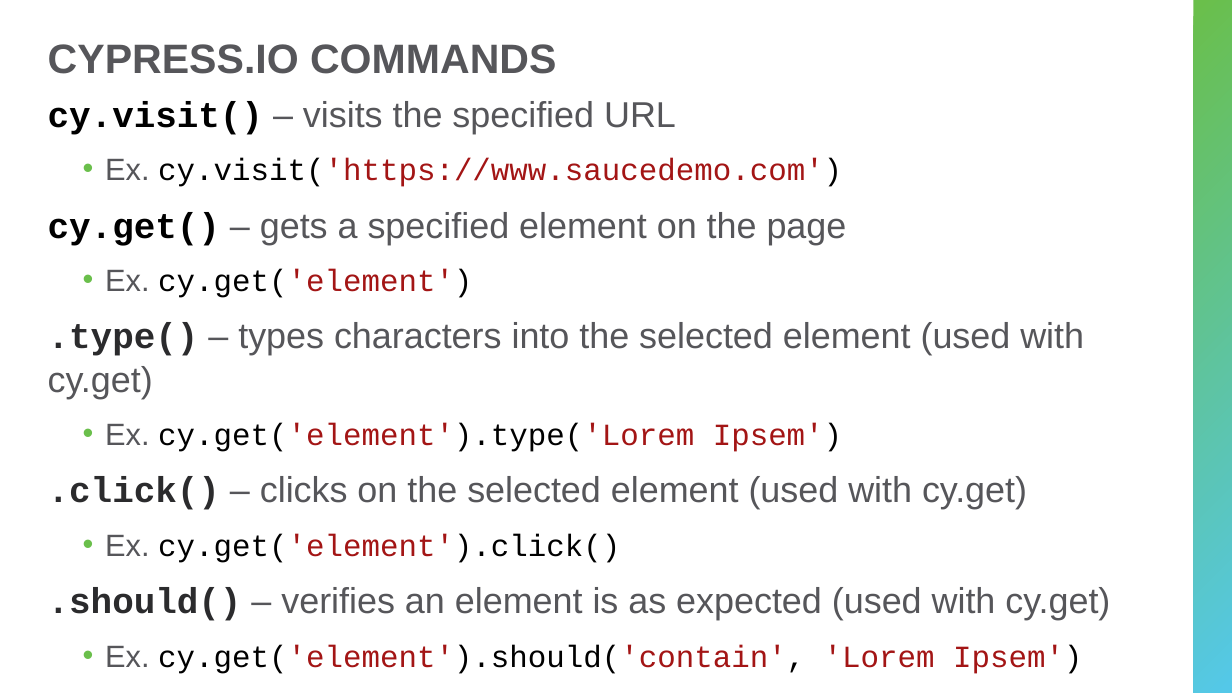
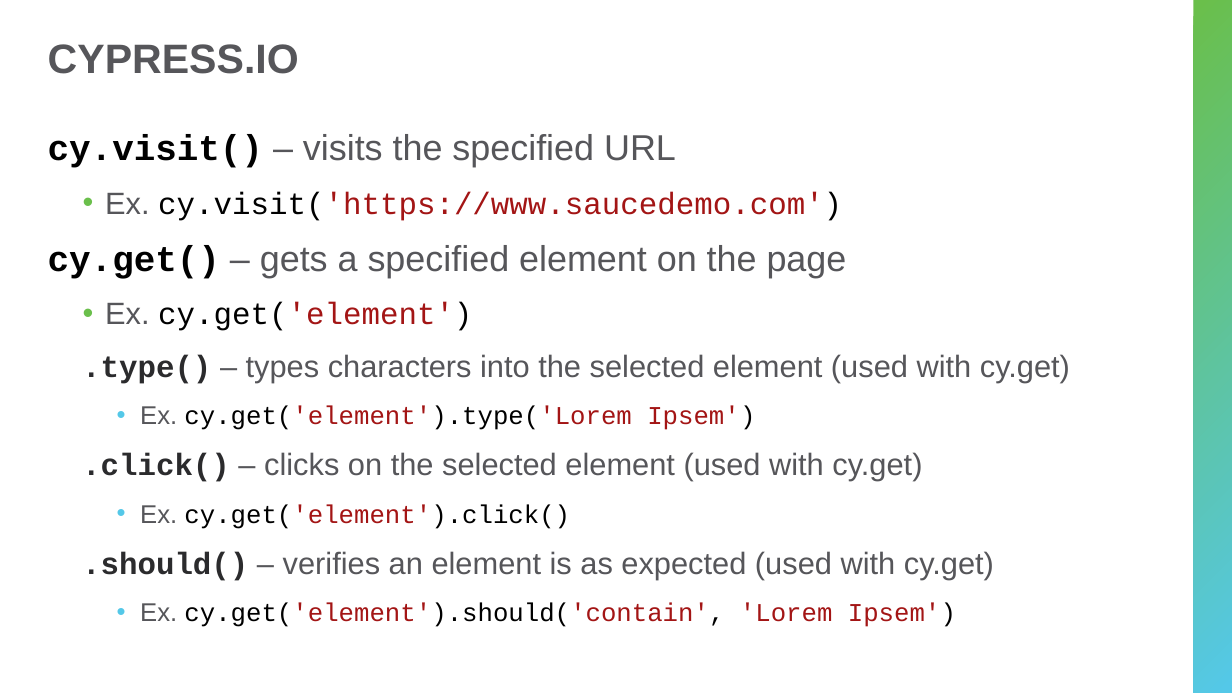
Before and after one commit to hytechcamps/automated-testing, a slide deck: slide 7 of AutomatedTestingForBeginners.pptx. Drawn at 1232x693 pixels with LibreOffice and Linux fonts; fonts in the diff are those of the drawing. Boxes give left, top, right and bottom in pixels: in the first picture for what was removed or moved away, otherwise in the second. Text is boxed around its words. In the diff, an @@ line names an element or a change of style, - is before the commit and + after.

```diff
--- a/AutomatedTestingForBeginners.pptx
+++ b/AutomatedTestingForBeginners.pptx
@@ title at (x1=48, y1=44, x2=299, y2=74): text changed @@
-CYPRESS.IO COMMANDS
+CYPRESS.IO
@@ text "cy.visit() – visits the specified ..." moved from (x1=48, y1=101, x2=1110, y2=674) to (x1=48, y1=134, x2=1070, y2=627) @@
@@ text at (x1=82, y1=354, x2=1070, y2=627): size 28 to 24 pt in ".type() – types characters into the selected ...", ".click() – clicks on the selected element ...", ".should() – verifies an element is as ..."; size 24 to 20 pt in "Ex. cy.get('element').type('Lorem Ipsem')", "Ex. cy.get('element').click()", "Ex. cy.get('element').should('contain', 'Lorem Ipsem')"; list level 1 to 2 in ".type() – types characters into ..."; list level 2 to 3 in "Ex. cy.get('element').type('Lorem Ipsem')"; bullet colour #6ABF4B to #54C8E8; list level 1 to 2 in ".click() – clicks on the ..."; list level 2 to 3 in "Ex. cy.get('element').click()"; list level 1 to 2 in ".should() – verifies an element ..."; list level 2 to 3 in "Ex. cy.get('element').should('contain', 'Lorem Ipsem')" @@
```
Also in this commit, not shown: 2 other slides changed, 2 slides added, 1 slide removed.
